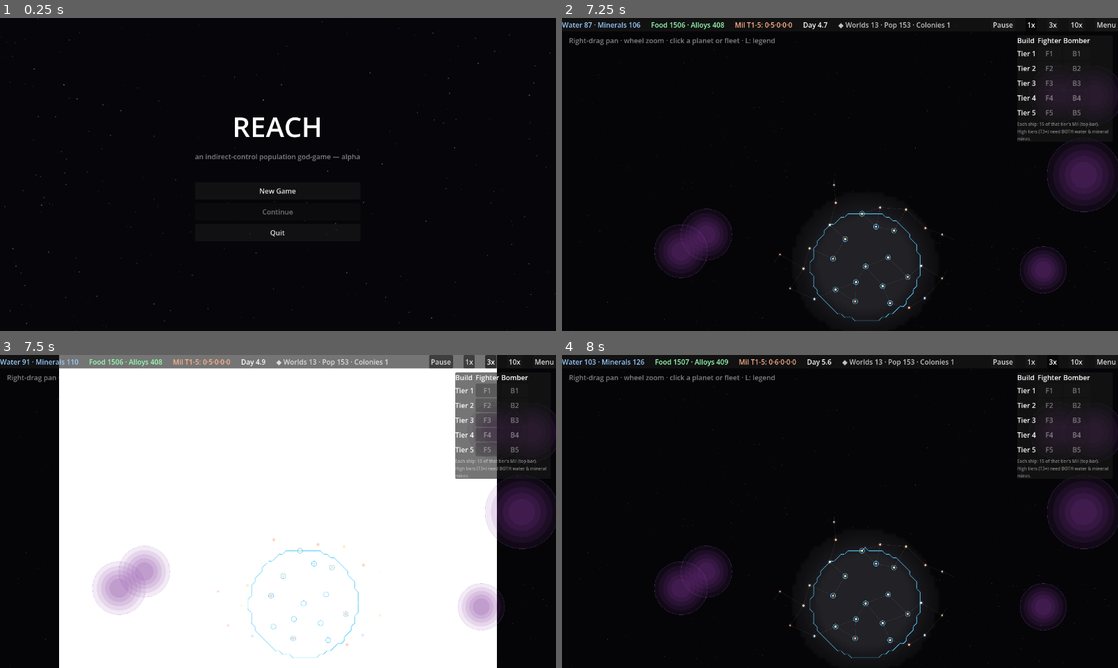
Above: before the commit, frames 1-4 (two rows, left to right).
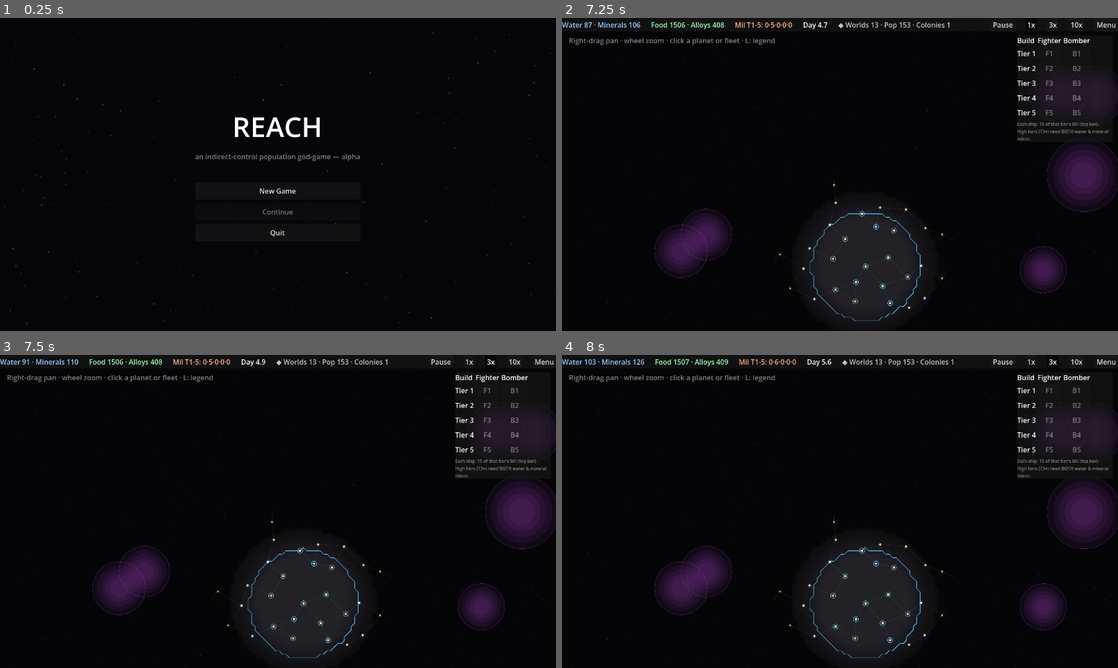
Above: after the commit, the same moments.

Repository: evyatarmitz/reach
Game: Godot game, scene res://menu/menu.tscn
Two runs of this game, one before a commit and one after it. Both use one fixed random seed, a clock stepped at 60 frames per second and the inputs below.
Inputs:
- Up to frame 1 (0.25 s): no input
- Up to frame 2 (7.25 s): click "New Game" at 0.5 s; click "Normal" at 1.25 s; click "Normal" at 2 s; click "Start" at 2.75 s; click "Begin" at 3.5 s; click "1x" at 4.25 s; click "3x" at 5 s; click "10x" at 5.75 s; click "1x" at 6.5 s
- Up to frame 3 (7.5 s): click "3x" at 7.25 s
- Up to frame 4 (8 s): no input

Frames 1-2 are identical in both runs. In frame 3, 78% of the frame differs, in the area x 10-90%, y 0-100%; in frame 4, nothing differs.

Commit message:
0.72.0 - fix white flashing introduced by 0.71.0 redraw throttle
0.71.0 throttled the galaxy redraw to ~30Hz, but this project's viewport does not
retain the canvas between frames, so any frame that skipped queue_redraw() showed a
cleared background - the screen flashed white a few times a second.

Reverted to redrawing every frame; removed DRAW_REFRESH/_draw_timer and the redundant
autoshot queue_redraw() calls. The pan-lag fix from 0.71.0 stays entirely in making each
_draw cheap: viewport culling (skip off-screen systems) + zoom-gated labels (no
draw_string when zoomed out). Per-frame redraw is now affordable because each redraw
only touches on-screen systems.

Verified: parse-clean + tests/draw_smoke.gd forces _draw_galaxy at five zoom levels with
no runtime error. Visual/perf feel needs an on-machine playtest (headless can't render).

Diff:
--- a/desktop/game/main.gd
+++ b/desktop/game/main.gd
@@ -30,11 +30,6 @@
                                 # recompute stays affordable on very large maps
 const BORDER_REFRESH := 0.5
 const UI_REFRESH := 0.066   # HUD/panel refresh cadence (~15 Hz), decoupled from FPS
-const DRAW_REFRESH := 0.033  # galaxy redraw cadence (~30 Hz). The camera pans every
-                             # frame (transform, cheap); the map is world-space so it
-                             # stays put under the camera — only content animation
-                             # (fleets, combat pulse) needs a redraw, so a full redraw
-                             # every frame just re-shaped 100s of labels for nothing.
 const LABEL_ZOOM := 0.85     # only draw per-system name/count labels at/above this
                              # zoom — when zoomed out they overlap into unreadable
                              # mush AND draw_string dominates frame cost.
@@ -72,7 +67,6 @@
 var _border_segments: Array = []   # [a, b, color] line segments
 var _border_timer := 0.0
 var _ui_timer := 0.0
-var _draw_timer := 0.0
 var _system_owner := {}     # system_id -> empire_id, cached with the border field
 var _system_vr := {}        # system_id -> 0 none / 1 partial / 2 full VR
 var _explored := {}         # system_id -> true, ever seen (gray once out of VR)
@@ -288,13 +282,11 @@
 		_scan_events()
 		_check_game_over()
 		_refresh_ui()
-	# Redraw the galaxy at ~30 Hz, NOT every frame: panning is a camera transform
-	# (applied above, 60 Hz) over world-space content that doesn't move, so a per-frame
-	# redraw only re-shaped every system label for nothing — the source of pan lag.
-	_draw_timer -= delta
-	if _draw_timer <= 0.0:
-		_draw_timer = DRAW_REFRESH
-		queue_redraw()
+	# Redraw every frame: the viewport doesn't retain the canvas between frames here, so
+	# skipping a redraw shows a cleared background (a visible flicker). The pan-lag fix is
+	# instead to make each _draw cheap — viewport culling + zoom-gated labels in
+	# _draw_galaxy — not to redraw less often.
+	queue_redraw()
 
 
 # Watch for autonomous happenings the player should know about — colonies lost,
@@ -1806,13 +1798,11 @@
 	var home: StarSystem = sim.systems[sim.most_populated_system(player_empire_id)]
 	_hover_system = home.id
 	_recompute_borders()
-	queue_redraw()   # redraw is throttled in _process; force one for the capture
 	await RenderingServer.frame_post_draw
 	await RenderingServer.frame_post_draw
 	get_viewport().get_texture().get_image().save_png("user://autoshot_galaxy.png")
 	view_system_id = home.id
 	selected_planet_id = home.planet_ids[0]
-	queue_redraw()
 	await RenderingServer.frame_post_draw
 	await RenderingServer.frame_post_draw
 	get_viewport().get_texture().get_image().save_png("user://autoshot.png")
Not shown, changed: artifacts/notes/TODO.md
